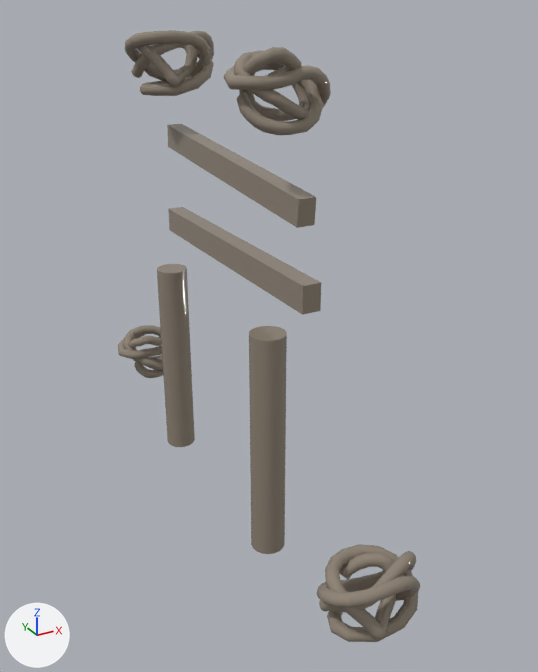
Before and after pictures for a commit that changed the FBX model Assets/Project/Modules/EnvironmentArt/3DModels/New3DModels/WoodFence2_Low.fbx.
Rendered twice from a 50 mm lens placed at (-4.18, -9.23, 6.97), pointed at (0.47, -0.79, 2.75). The axes (+X, +Y, +Z) are drawn at lower left. The lights are the same throughout. The first picture is the older version. Where no turn or scale is listed for an object, it has been applied to the vertices.

The first picture shows 'Rope1_Low', 'Rope2_Low', 'Rope3_Low', 'Rope4_Low', 'Wood1_Low', 'Wood2_Low', 'Wood3_Low', 'Wood4_Low'.
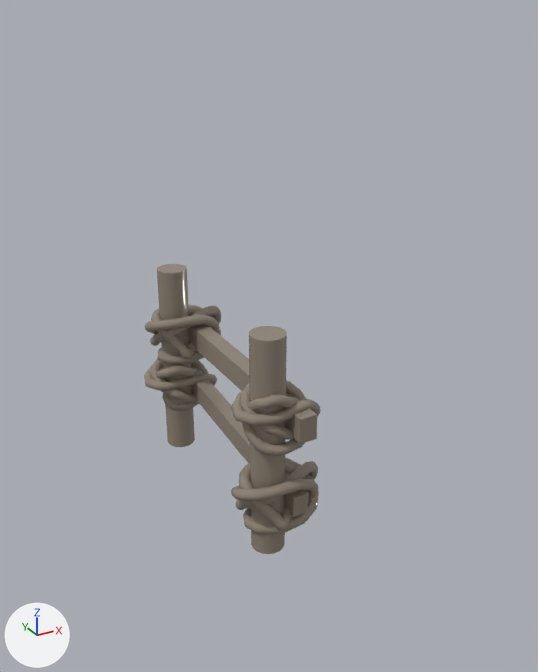
The change in detail:
Object 'Rope1_Low' (ob_rope1_low) moves from (0.0, 0.0, 4.14) to (0.0, 0.0, 0.0).
Object 'Wood4_Low' (ob_wood4_low) moves from (0.0, 0.0, 4.12) to (0.0, 0.0, 0.0).
Object 'Rope4_Low' (ob_rope4_low) moves from (0.0, 1.42, 0.0) to (0.0, 0.0, 0.0).
Object 'Rope2_Low' (ob_rope2_low) moves from (0.0, 0.0, 4.3) to (0.0, 0.0, 0.0).
Object 'Wood3_Low' (ob_wood3_low) moves from (0.0, 0.0, 1.81) to (0.0, 0.0, 0.0).
Object 'Rope3_Low' (ob_rope3_low) moves from (0.0, -2.22, 0.0) to (0.0, 0.0, 0.0).

What differs and where, as boxes (x1, y1, x2, y2) in the pictures (538 x 672 px):
'Rope3_Low', moved: before (317, 544, 420, 642); after (231, 458, 319, 534)
'Rope1_Low', moved: before (224, 47, 331, 135); after (231, 380, 321, 456)
'Wood3_Low', moved: before (168, 207, 321, 315); after (189, 325, 317, 444)
'Wood4_Low', moved: before (167, 124, 316, 228); after (191, 368, 309, 517)
'Rope2_Low', moved: before (124, 30, 214, 96); after (145, 304, 221, 364)
'Rope4_Low', moved: before (118, 325, 163, 378); after (144, 358, 217, 411)
